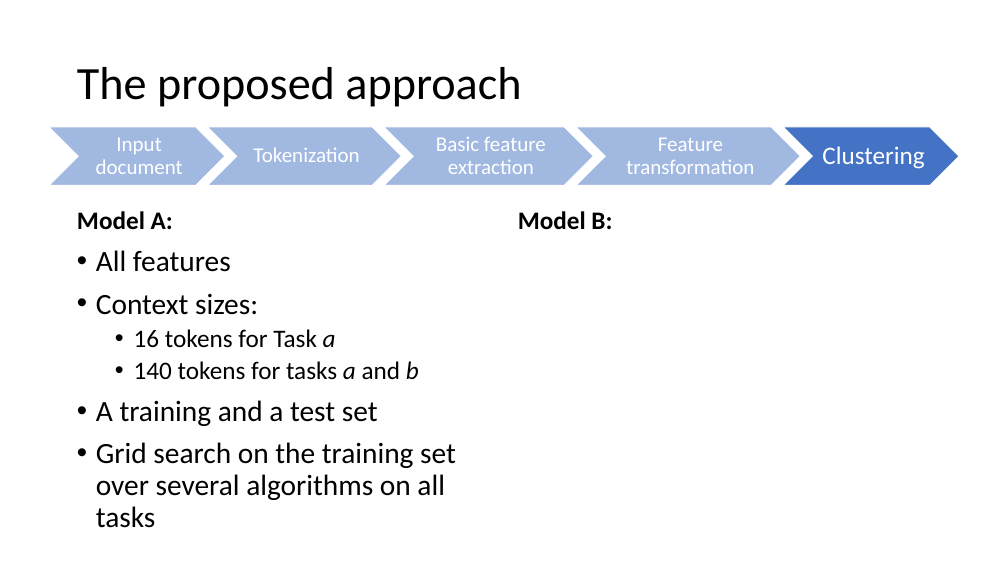
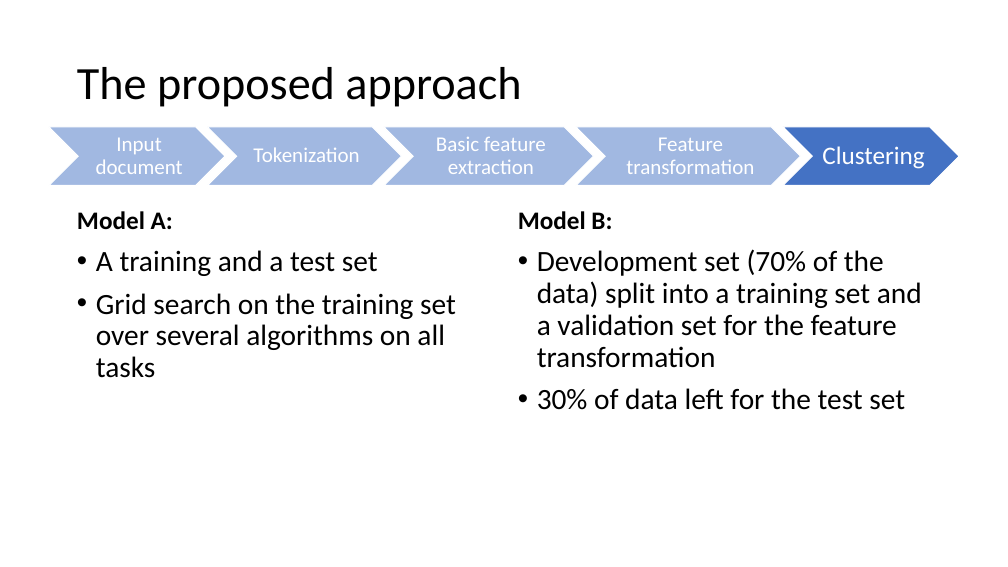
Before and after one commit to Coolcumber/inpladesys, a slide deck: slide 12 of documentation/presentation/Token-level author diarization using clustering of stylistic.pptx (slide 10 before the commit). Drawn at 1008x567 pixels with LibreOffice and Linux fonts; fonts in the diff are those of the drawing. Boxes give left, top, right and bottom in pixels: in the first picture for what was removed or moved away, otherwise in the second. Text is boxed around its words. In the diff, an @@ line names an element or a change of style, - is before the commit and + after.

```diff
--- a/documentation/presentation/Token-level author diarization using clustering of stylistic.pptx
+++ b/documentation/presentation/Token-level author diarization using clustering of stylistic.pptx
@@ text at <box>96,250,419,380</box>: paragraphs removed @@
-• All features
-• Context sizes:
-  • 16 tokens for Task a
-  • 140 tokens for tasks a and b
@@ text added at <box>537,249,922,410</box>, 28 pt, text #000000 @@
+• Development set (70% of the data) split into a training set and a validation set for the feature transformation
+• 30% of data left for the test set
```
Also in this commit, not shown: 5 other slides changed, 1 slide added, 4 other files.
